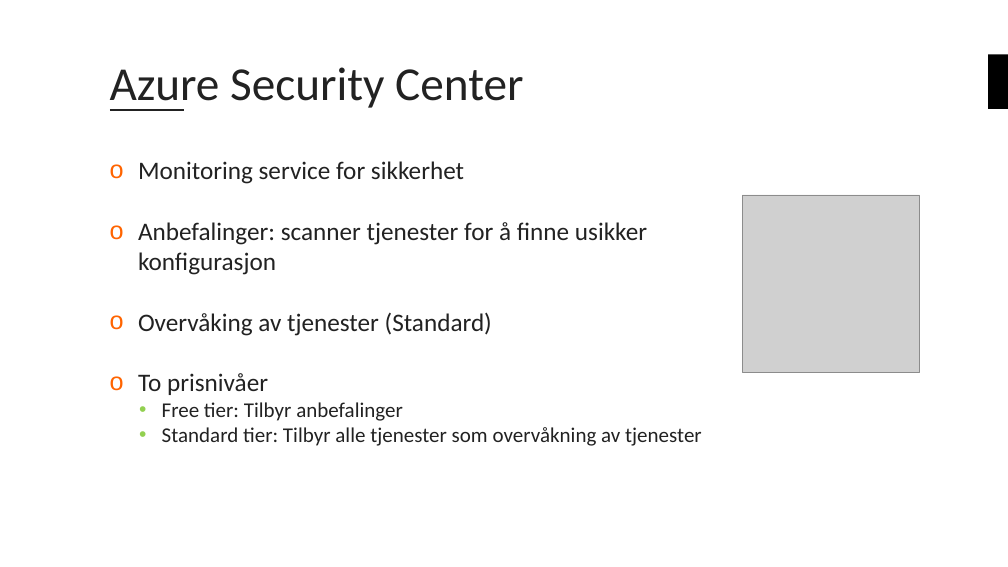
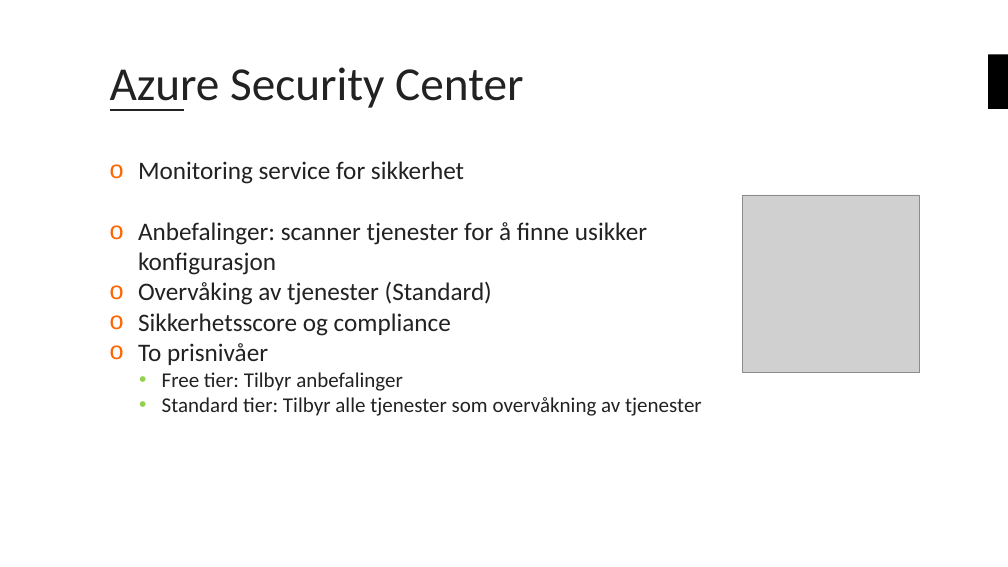
Before and after one commit to bouvet/azure-workshops, a slide deck: slide 8 of Workshop_3/Presentasjon/Azureskolen-Workshop#3.pptx. Drawn at 1008x567 pixels with LibreOffice and Linux fonts; fonts in the diff are those of the drawing; grey boxes stand for pictures; background and template pictures are left out. Boxes give left, top, right and bottom in pixels: in the first picture for what was removed or moved away, otherwise in the second. Text is boxed around its words. In the diff, an @@ line names an element or a change of style, - is before the commit and + after.

```diff
--- a/Workshop_3/Presentasjon/Azureskolen-Workshop#3.pptx
+++ b/Workshop_3/Presentasjon/Azureskolen-Workshop#3.pptx
@@ text at (x1=138, y1=313, x2=451, y2=336): paragraph added @@
+o Sikkerhetsscore og compliance
```
Also in this commit, not shown: 4 other slides changed, 1 other file.
